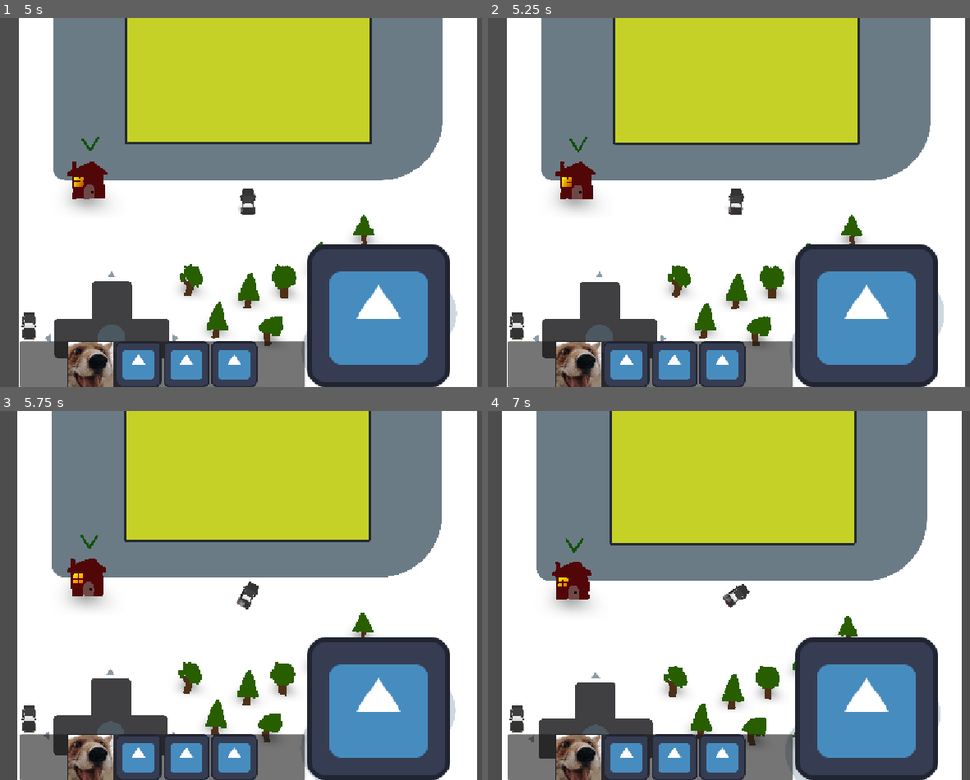
Above: before the commit, frames 1-4 (two rows, left to right).
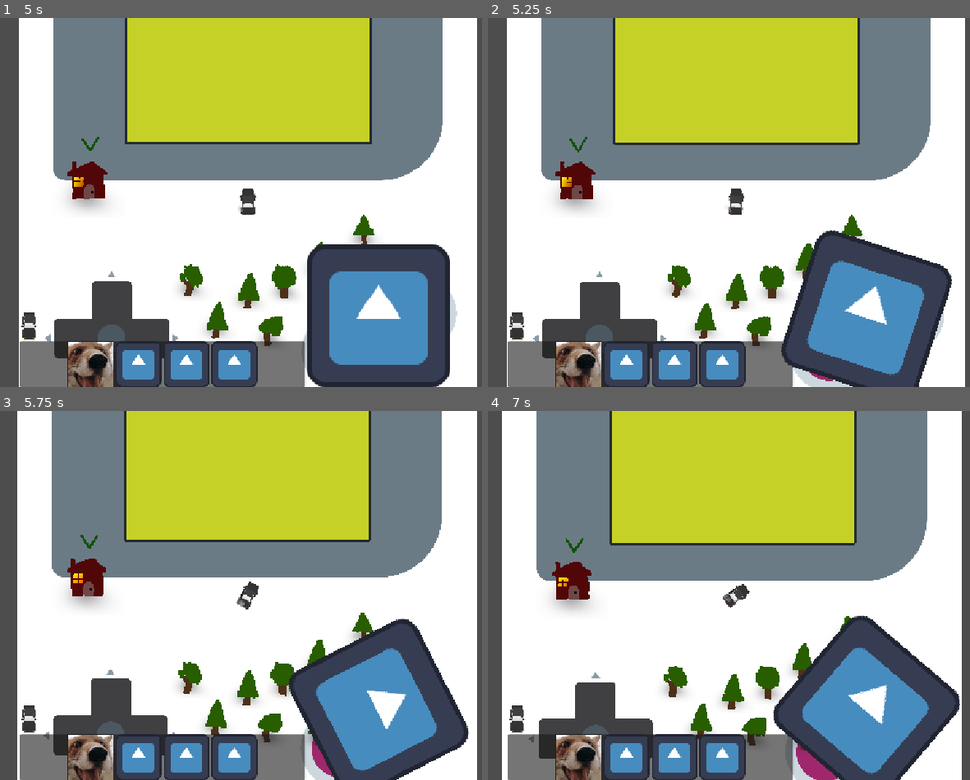
Above: after the commit, the same moments.

Repository: DBorgKiwami/game-jam-2
Game: Godot game, scene res://levels/testlevel.tscn
Same seed, same stepped clock (60 frames per second), same inputs: the game is played once before the commit and once after it. The engine's default icon, where the game draws it, is replaced by a stand-in: a white triangle on a blue panel in a dark square.
Inputs (mouse positions are in pixels of both pictures, inside the frame that each line leads up to):
- Up to frame 1 (5 s): click (91, 364) at 0.5 s; click (139, 364) at 1.25 s; click (187, 364) at 2 s; click (236, 364) at 2.75 s; click "Press me 10 times to win" at 3.5 s; click (28, 324) at 4.25 s
- Up to frame 2 (5.25 s): tap Enter at 5 s; move the mouse to (878, 184) at 5.02 s; hold Right (turn_right) from 5.03 s (still down); hold Up (gas_pedal) from 5.03 s (still down)
- Up to frame 3 (5.75 s): keep holding Right (turn_right); keep holding Up (gas_pedal)
- Up to frame 4 (7 s): move the mouse to (603, 613) at 5.77 s; release Right (turn_right) at 5.78 s; release Up (gas_pedal) at 5.78 s; hold Space (brakes) 5.78-6.53 s; click (603, 613) at 5.85 s; move the mouse to (801, 514) at 6.52 s; hold Right (turn_right) from 6.53 s (still down); hold Up (gas_pedal) from 6.53 s (still down)

Frame 1 is identical in both runs. In frame 2, 4.4% of the frame differs, in the area x 60-97%, y 57-100%; in frame 3, 5.6%; in frame 4, 6.2%, in the area x 59-98%, y 55-100%.

Commit message:
Steering Wheel Spins

Diff:
--- a/player/playercar.tscn
+++ b/player/playercar.tscn
@@ -47,7 +47,7 @@
 color = Color(0, 0, 0, 1)
 color_ramp = SubResource("GradientTexture1D_axjsj")
 
-[node name="Car" type="CharacterBody2D" unique_id=2090852087 node_paths=PackedStringArray("sprite", "particleEffectPivotPoint")]
+[node name="Car" type="CharacterBody2D" unique_id=2090852087 node_paths=PackedStringArray("sprite", "particleEffectPivotPoint") groups=["player"]]
 motion_mode = 1
 script = ExtResource("1_wwgfg")
 maxSpeed = 500.0
--- a/ui/toolbar.gd
+++ b/ui/toolbar.gd
@@ -1,8 +1,16 @@
 extends CanvasLayer
+
+@onready var player_reference : Car = get_tree().get_first_node_in_group("player")
+@onready var steering_wheel: TextureRect = $ToolbarAndWheel/SteeringWheel
 
 func _ready() -> void:
 	#SignalBus.connect("broken_part", _break_part)
 	SignalBus.connect("part_repaired", _fix_part)
+
+func _process(delta: float) -> void:
+	var half_pi = PI * 0.5
+	var rotation = remap(player_reference.turningSpeed, -player_reference.maxTurnSpeed, player_reference.maxTurnSpeed, -half_pi, half_pi)
+	steering_wheel.offset_transform_rotation = rotation
 
 # broken part signal received: enable respective button
 #func _break_part(index : int):
--- a/ui/toolbar.tscn
+++ b/ui/toolbar.tscn
@@ -107,6 +107,7 @@
 [node name="SteeringWheel" type="TextureRect" parent="ToolbarAndWheel" unique_id=304196981]
 custom_minimum_size = Vector2(250, 250)
 layout_mode = 2
+offset_transform_enabled = true
 texture = ExtResource("2_ata6n")
 expand_mode = 1
 stretch_mode = 4
